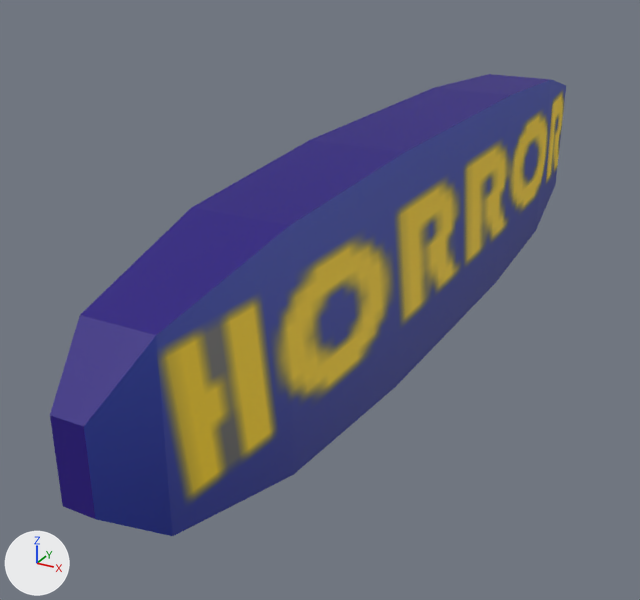
An edit to the OBJ model Assets/Models/Horror sigh.obj, drawn before and after from the same camera.
Rendered twice from a 50 mm camera at (0.663, -1.616, 0.587) aimed at (-0.143, -0.151, -0.145). The lights are fixed; the arrows at lower left show +X, +Y and +Z. Where no turn or scale is listed for an object, it has been applied to the vertices.

Script lines for the objects in view, before the commit:
```python
me_horror_sigh_cube = bpy.data.meshes.new('HORROR_Sigh_Cube')
me_horror_sigh_cube.from_pydata(...)  # 32 vertices, 30 faces; spans x -0.09..0.09, y -1.0..1.0, z -0.22..0.22
me_horror_sigh_cube.materials.append(mat_colors_and_textures)  # picture img_color_atlas_and_textures_png
ob_horror_sigh_cube = bpy.data.objects.new('HORROR_Sigh_Cube', me_horror_sigh_cube)
ob_horror_sigh_cube.location = (0.0, 0.0, 0.0)
```
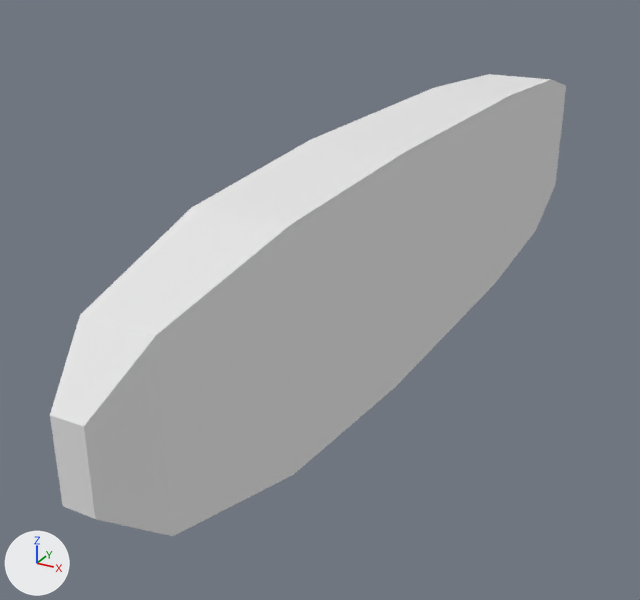
Edits to the bpy script that builds the scene:
```text
Add mat_null:
    mat_null = principled_material('(null)')
    mat_null.base_color = (0.8, 0.8, 0.8)  # white #e7e7e7
    mat_null.roughness = 1.0
Change me_horror_sigh_cube:
    where me_horror_sigh_cube.from_pydata(...)  # 32 vertices, 30 faces; spans x -0.09..0.09, y -1.0..1.0, z -0.22..0.22
    remove me_horror_sigh_cube.materials.append(mat_colors_and_textures)  # picture img_color_atlas_and_textures_png
    add me_horror_sigh_cube.materials.append(mat_null)  # white #e7e7e7
```

Boxes (x1, y1, x2, y2) around the edits, measured in the pictures (640 x 600 px):
'HORROR_Sigh_Cube', recoloured
    both: (50, 74, 566, 536)
